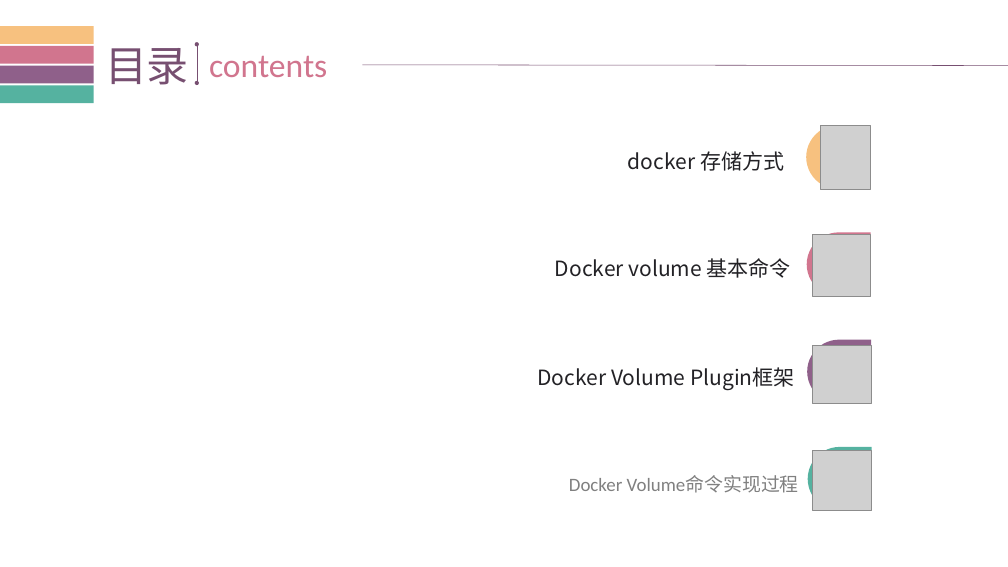
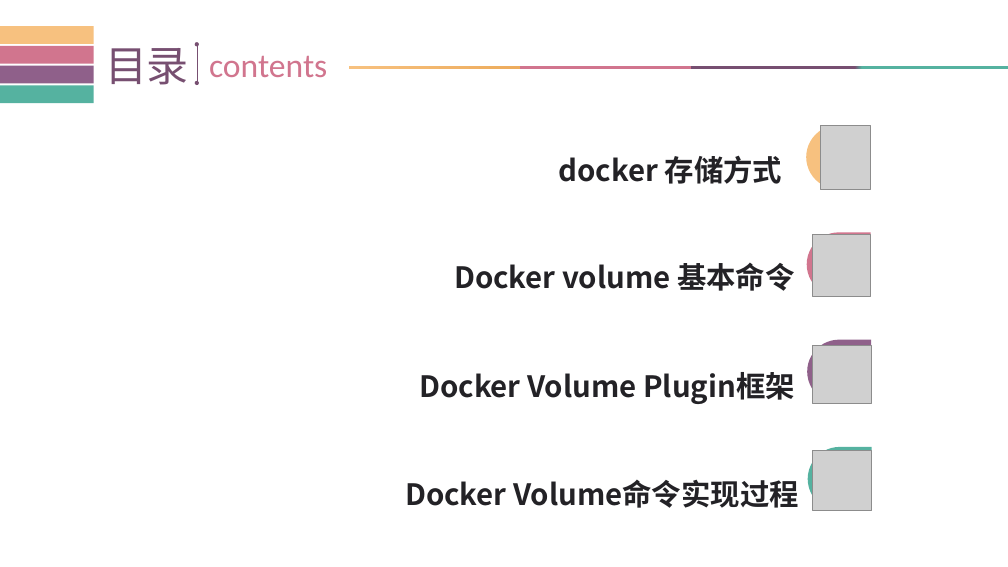
Before and after one commit to xiaolingzang/docker, a slide deck: slide 2 of dockerVolume.pptx. Drawn at 1008x567 pixels with LibreOffice and Linux fonts; fonts in the diff are those of the drawing; grey boxes stand for pictures. Boxes give left, top, right and bottom in pixels: in the first picture for what was removed or moved away, otherwise in the second. Text is boxed around its words. In the diff, an @@ line names an element or a change of style, - is before the commit and + after.

```diff
--- a/dockerVolume.pptx
+++ b/dockerVolume.pptx
@@ rectangle added at (x1=349, y1=66, x2=1008, y2=69), fill gradient #F7C17F to #EDAC5D to #D1758E to #774F71 to #55B2A0 @@
@@ line removed from (362, 65) to (1008, 66) @@
@@ text "Docker volume 基本命令" moved from (x1=555, y1=258, x2=791, y2=278) to (x1=454, y1=263, x2=794, y2=291) @@
@@ size 20 to 28 pt, bold on in 3 elements at (x1=559, y1=155, x2=782, y2=184), (x1=454, y1=263, x2=794, y2=291), (x1=419, y1=372, x2=795, y2=404) @@
@@ text "Docker Volume Plugin框架" moved from (x1=537, y1=367, x2=795, y2=390) to (x1=419, y1=372, x2=795, y2=404) @@
@@ text "Docker Volume命令实现过程" moved from (x1=569, y1=476, x2=799, y2=493) to (x1=405, y1=479, x2=798, y2=508) @@
@@ text "Docker Volume命令实现过程" at (x1=405, y1=479, x2=798, y2=508): size 18 to 28 pt, font Calibri to Noto Sans CJK SC, text colour #808080 to #232226, bold on @@
```
Also in this commit, not shown: 18 other slides changed, 1 slide added, 1 other file.
